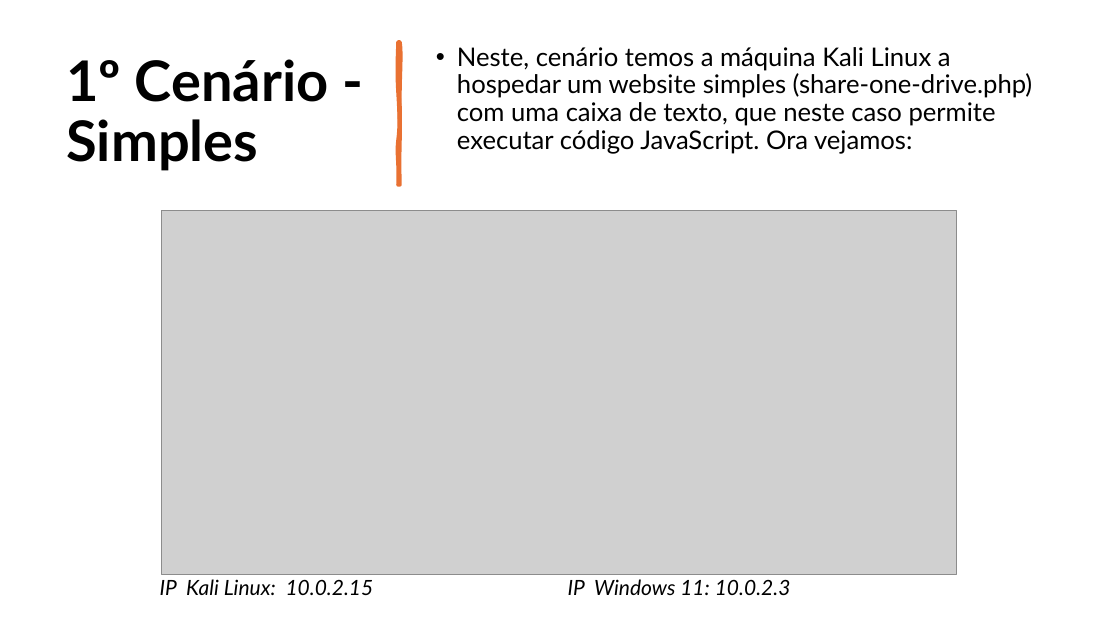
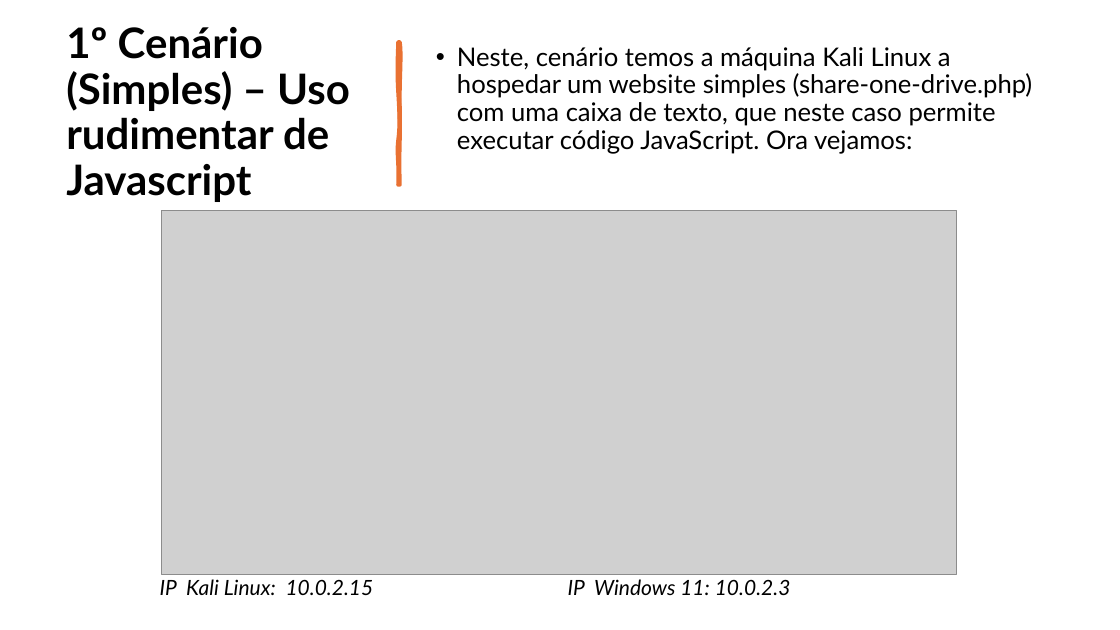
Before and after one commit to ATMD4/CiberWork, a slide deck: slide 14 of Análise de Vulnerabilidades.pptx (slide 12 before the commit). Drawn at 1120x630 pixels with LibreOffice and Linux fonts; fonts in the diff are those of the drawing; grey boxes stand for pictures. Boxes give left, top, right and bottom in pixels: in the first picture for what was removed or moved away, otherwise in the second. Text is boxed around its words. In the diff, an @@ line names an element or a change of style, - is before the commit and + after.

```diff
--- a/Análise de Vulnerabilidades.pptx
+++ b/Análise de Vulnerabilidades.pptx
@@ title at (66,27,350,202): text changed; size 48 to 36 pt @@
-1º Cenário - Simples
+1º Cenário (Simples) – Uso rudimentar de Javascript
```
Also in this commit, not shown: 4 other slides changed, 5 slides added, 2 slides removed.
